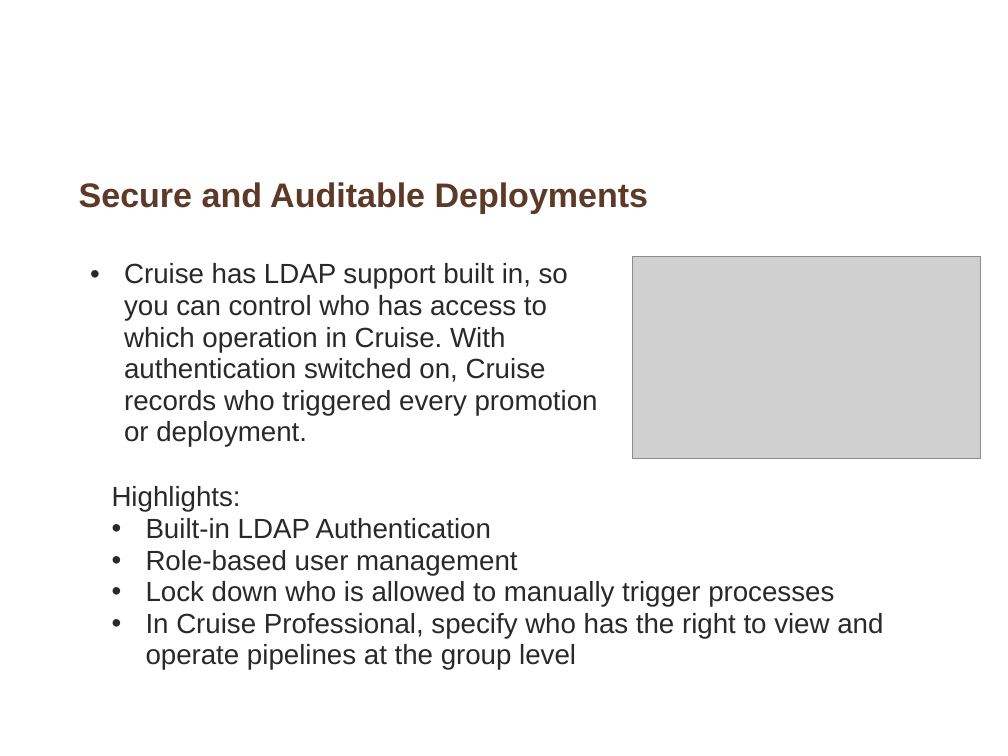
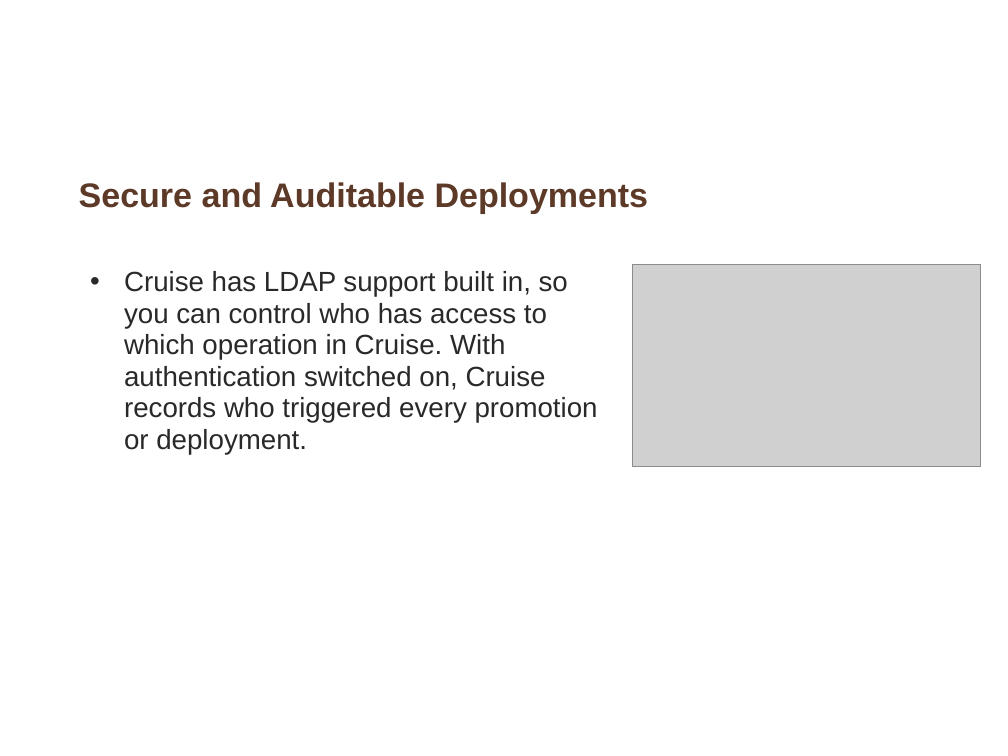
Before and after one commit to whimet/cruisetraining, a slide deck: slide 8 of Core_features_of_Cruise.ppt. Drawn at 1008x756 pixels with LibreOffice and Linux fonts; fonts in the diff are those of the drawing; grey boxes stand for pictures; background and template pictures are left out. Boxes give left, top, right and bottom in pixels: in the first picture for what was removed or moved away, otherwise in the second. Text is boxed around its words. In the diff, an @@ line names an element or a change of style, - is before the commit and + after.

```diff
--- a/Core_features_of_Cruise.ppt
+++ b/Core_features_of_Cruise.ppt
@@ text "Cruise has LDAP support built ...": place and size @@
-text "Cruise has LDAP support built ..." at [124,263,598,447]
+text "Cruise has LDAP support built ..." at [124,271,598,454]
@@ picture: place and size @@
-picture at [632,257,981,459]
+picture at [632,264,981,466]
@@ text removed at [112,486,883,670] @@
-  Highlights:
-  • Built-in LDAP Authentication
-  • Role-based user management
-  • Lock down who is allowed to manually trigger processes
-  • In Cruise Professional, specify who has the right to view and operate pipelines at the group level
```
Also in this commit, not shown: 5 other slides changed, 1 slide removed, 1 other file.
